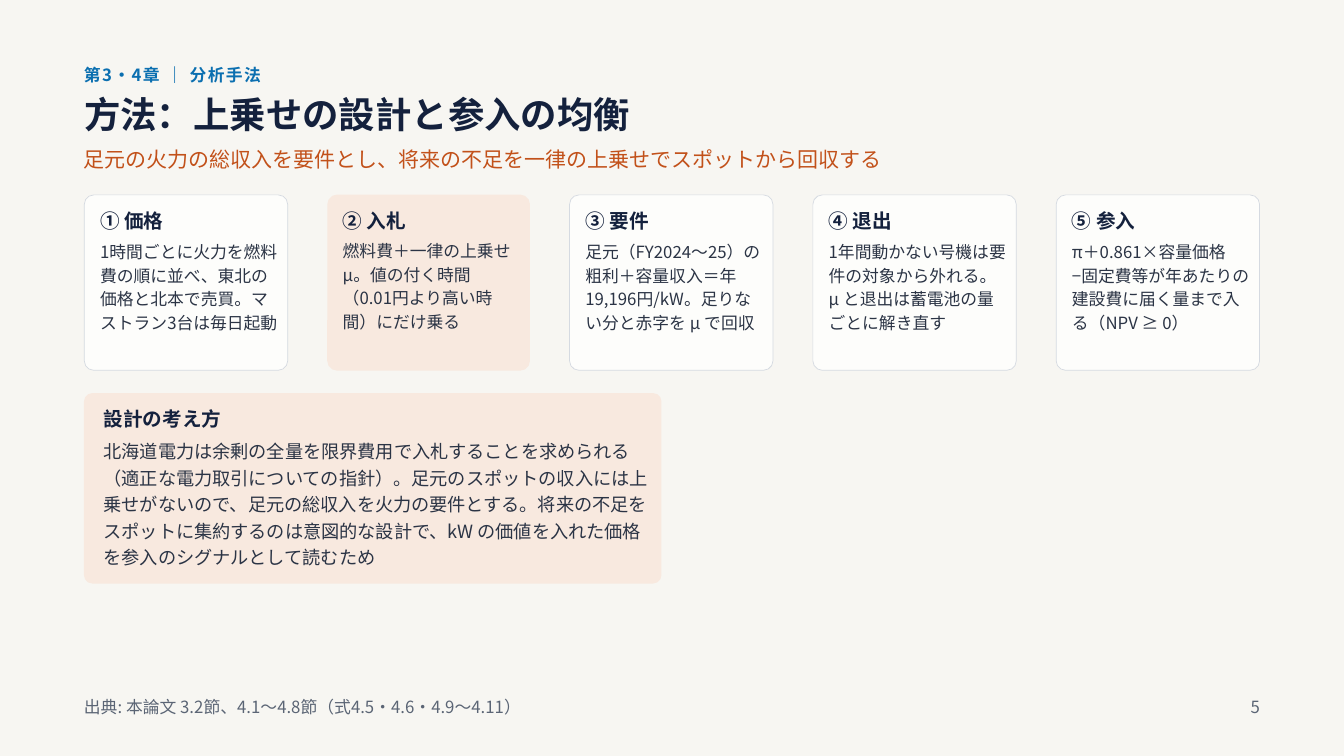
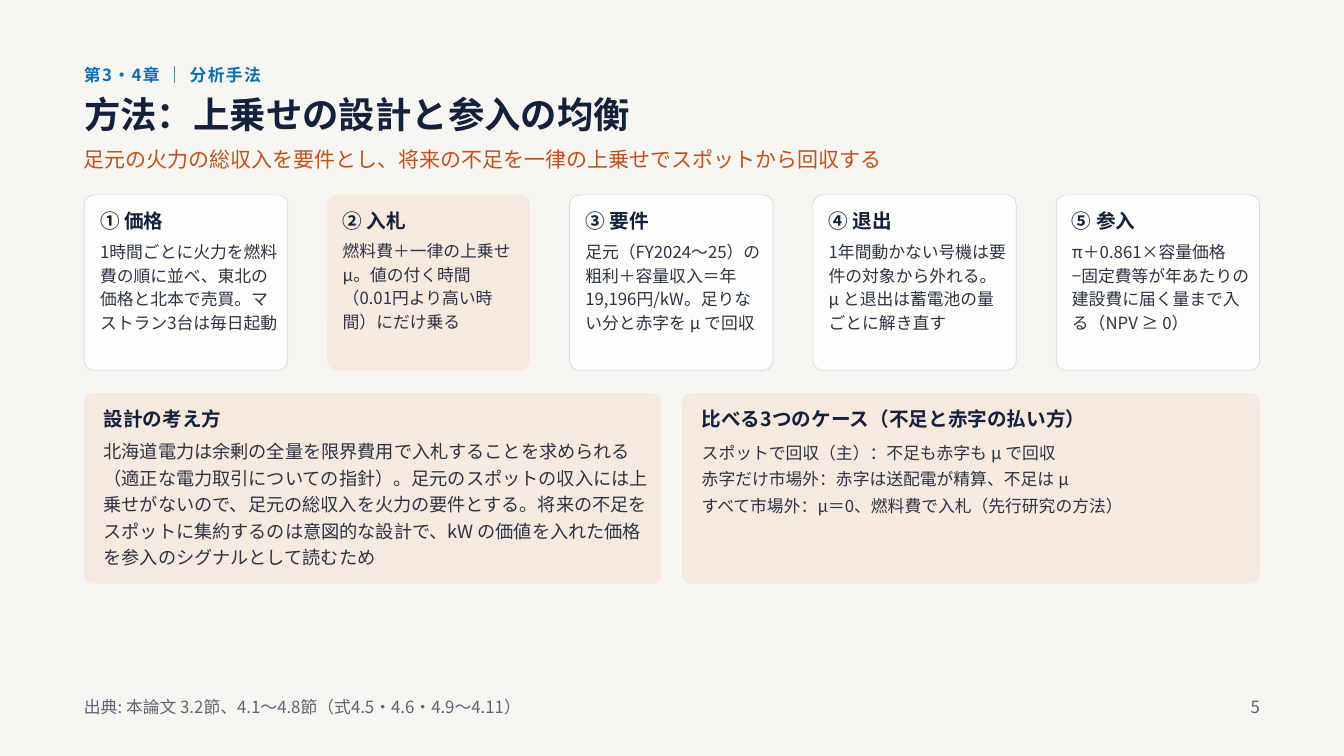
Before and after one commit to dikbb69/work, a slide deck: slide 5 of thesis/slides/20261103_progress/修論の内容と構成（進捗報告11_3）_新しい主_簡易見積.pptx. Drawn at 1344x756 pixels with LibreOffice and Linux fonts; fonts in the diff are those of the drawing; background and template pictures are left out. Boxes give left, top, right and bottom in pixels: in the first picture for what was removed or moved away, otherwise in the second. Text is boxed around its words. In the diff, an @@ line names an element or a change of style, - is before the commit and + after.

```diff
--- a/thesis/slides/20261103_progress/修論の内容と構成（進捗報告11_3）_新しい主_簡易見積.pptx
+++ b/thesis/slides/20261103_progress/修論の内容と構成（進捗報告11_3）_新しい主_簡易見積.pptx
@@ rounded rectangle added at (683, 393, 1260, 584), fill #F8E9DF @@
@@ text added at (702, 409, 1086, 428), 14 pt, text #14213D, bold @@
+比べる3つのケース（不足と赤字の払い方）
@@ text added at (702, 445, 1123, 516), 12 pt, text #2B3445 @@
+スポットで回収（主）：不足も赤字も μ で回収
+赤字だけ市場外：赤字は送配電が精算、不足は μ
+すべて市場外：μ＝0、燃料費で入札（先行研究の方法）
```
Also in this commit, not shown: 6 other slides changed, 1 other file.
